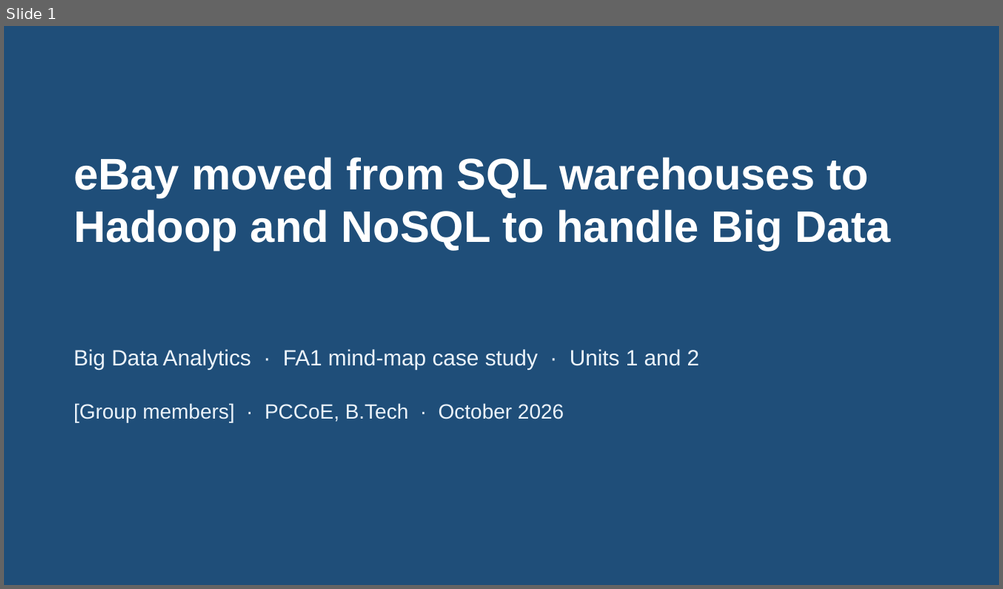
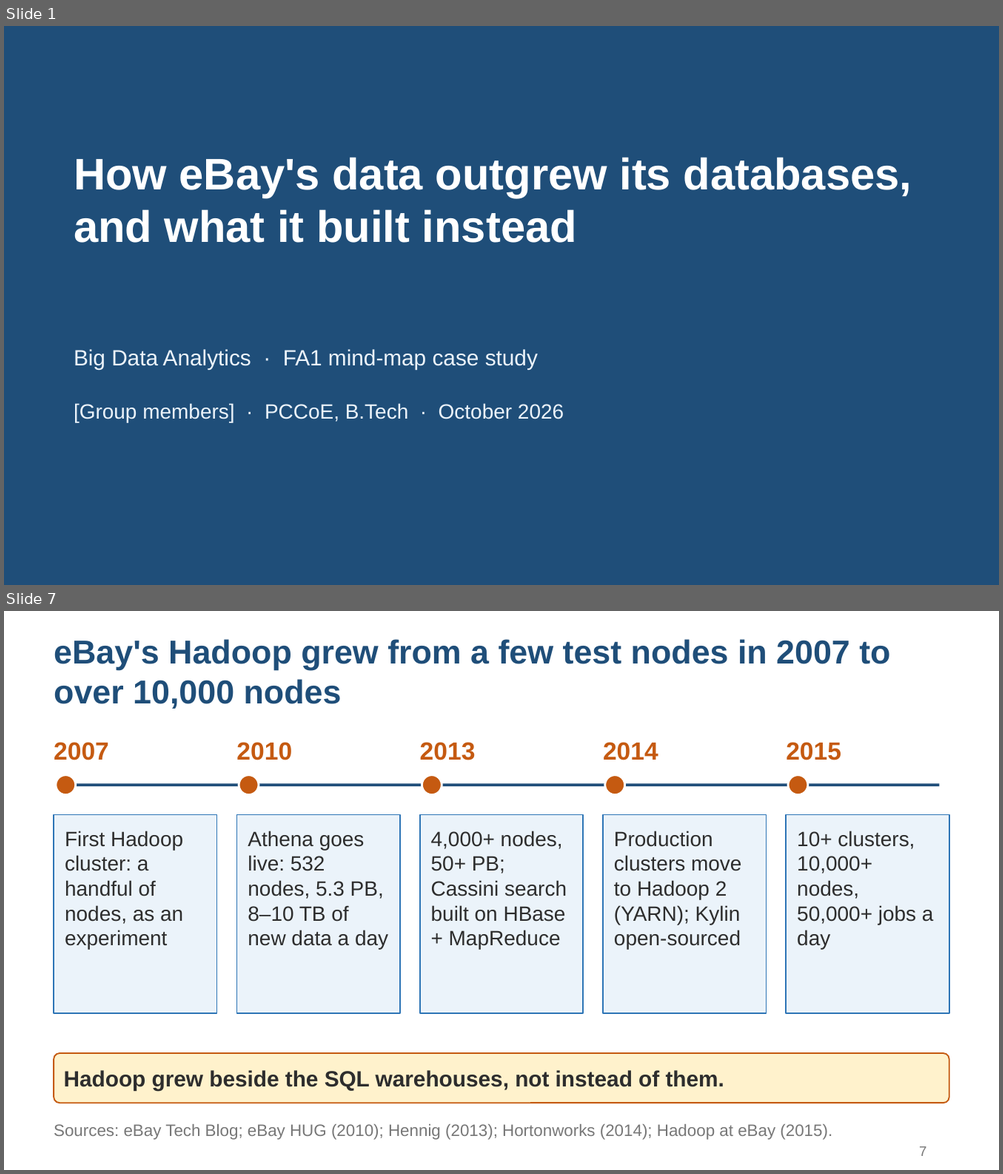
Before and after one commit to msk1039/ebay-bda, a slide deck: ebay-bigdata-fa1.pptx. Shown one above the other, each under a label of ours: slide 1 before the commit, slides 1 and 7 after it; the slides between them are not shown. The pictures are 1003x589 and 1003x1174 pixels, drawn with LibreOffice and Linux fonts; fonts in the diff are those of the drawing. Boxes give left, top, right and bottom in pixels: in the first picture for what was removed or moved away, otherwise in the second. Text is boxed around its words. In the diff, an @@ line names an element or a change of style, - is before the commit and + after.

```diff
--- a/ebay-bigdata-fa1.pptx
+++ b/ebay-bigdata-fa1.pptx
@@ slide 7 added at box(4, 611, 999, 1170), background #FFFFFF @@
@@ title added at box(54, 639, 890, 709), 24 pt, text #1F4E79, bold @@
+eBay's Hadoop grew from a few test nodes in 2007 to over 10,000 nodes
@@ text added at box(54, 742, 109, 760), 18 pt, text #C55A11, bold @@
+2007
@@ text added at box(236, 742, 292, 760), 18 pt, text #C55A11, bold @@
+2010
@@ text added at box(420, 742, 475, 760), 18 pt, text #C55A11, bold @@
+2013
@@ text added at box(603, 742, 658, 760), 18 pt, text #C55A11, bold @@
+2014
@@ text added at box(785, 742, 841, 760), 18 pt, text #C55A11, bold @@
+2015
@@ ellipse added at box(56, 775, 76, 795), fill #C55A11, outline #FFFFFF 1.5 pt @@
@@ line added from (64, 785) to (939, 785), #1F4E79 2 pt @@
@@ ellipse added at box(239, 775, 259, 795), fill #C55A11, outline #FFFFFF 1.5 pt @@
@@ ellipse added at box(421, 775, 441, 795), fill #C55A11, outline #FFFFFF 1.5 pt @@
@@ ellipse added at box(605, 775, 625, 795), fill #C55A11, outline #FFFFFF 1.5 pt @@
@@ ellipse added at box(788, 775, 808, 795), fill #C55A11, outline #FFFFFF 1.5 pt @@
@@ rectangle added at box(54, 815, 217, 1014), fill #EBF3FA, outline #2E75B6 1 pt, 15 pt, text #2D2D2D @@
+First Hadoop cluster: a handful of nodes, as an experiment
@@ rectangle added at box(236, 815, 400, 1014), fill #EBF3FA, outline #2E75B6 1 pt, 15 pt, text #2D2D2D @@
+Athena goes live: 532 nodes, 5.3 PB, 8–10 TB of new data a day
@@ rectangle added at box(420, 815, 583, 1014), fill #EBF3FA, outline #2E75B6 1 pt, 15 pt, text #2D2D2D @@
+4,000+ nodes, 50+ PB; Cassini search built on HBase + MapReduce
@@ rectangle added at box(603, 815, 766, 1014), fill #EBF3FA, outline #2E75B6 1 pt, 15 pt, text #2D2D2D @@
+Production clusters move to Hadoop 2 (YARN); Kylin open-sourced
@@ rectangle added at box(785, 815, 949, 1014), fill #EBF3FA, outline #2E75B6 1 pt, 15 pt, text #2D2D2D @@
+10+ clusters, 10,000+ nodes, 50,000+ jobs a day
@@ rounded rectangle added at box(54, 1054, 949, 1103), fill #FFF2CC, outline #C55A11 1 pt, 16 pt, text #2D2D2D, bold @@
+Hadoop grew beside the SQL warehouses, not instead of them.
@@ text added at box(54, 1125, 832, 1140), 12 pt, text #777777 @@
+Sources: eBay Tech Blog; eBay HUG (2010); Hennig (2013); Hortonworks (2014); Hadoop at eBay (2015).
@@ page number added at box(919, 1147, 926, 1156), 10 pt, text #777777 @@
+7
@@ slide 1 changed as well @@
@@ title at box(74, 157, 912, 243): text changed @@
-eBay moved from SQL warehouses to Hadoop and NoSQL to handle Big Data
+How eBay's data outgrew its databases, and what it built instead
@@ text at box(74, 349, 538, 370): text changed @@
-Big Data Analytics · FA1 mind-map case study · Units 1 and 2
+Big Data Analytics · FA1 mind-map case study
```
Also in this commit, not shown: 5 other slides changed, 8 other slides added, 4 slides removed, 3 other files.
